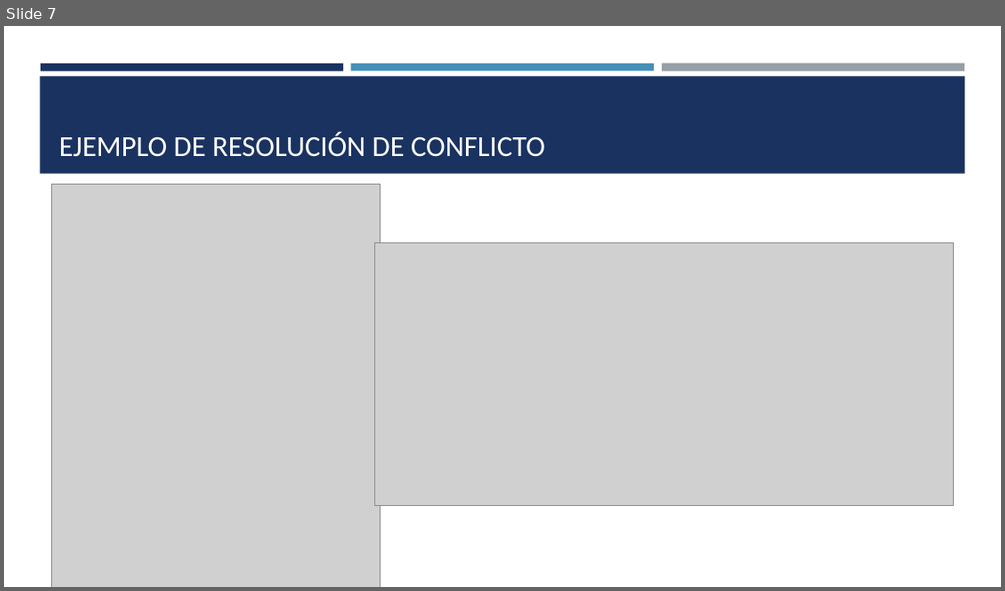
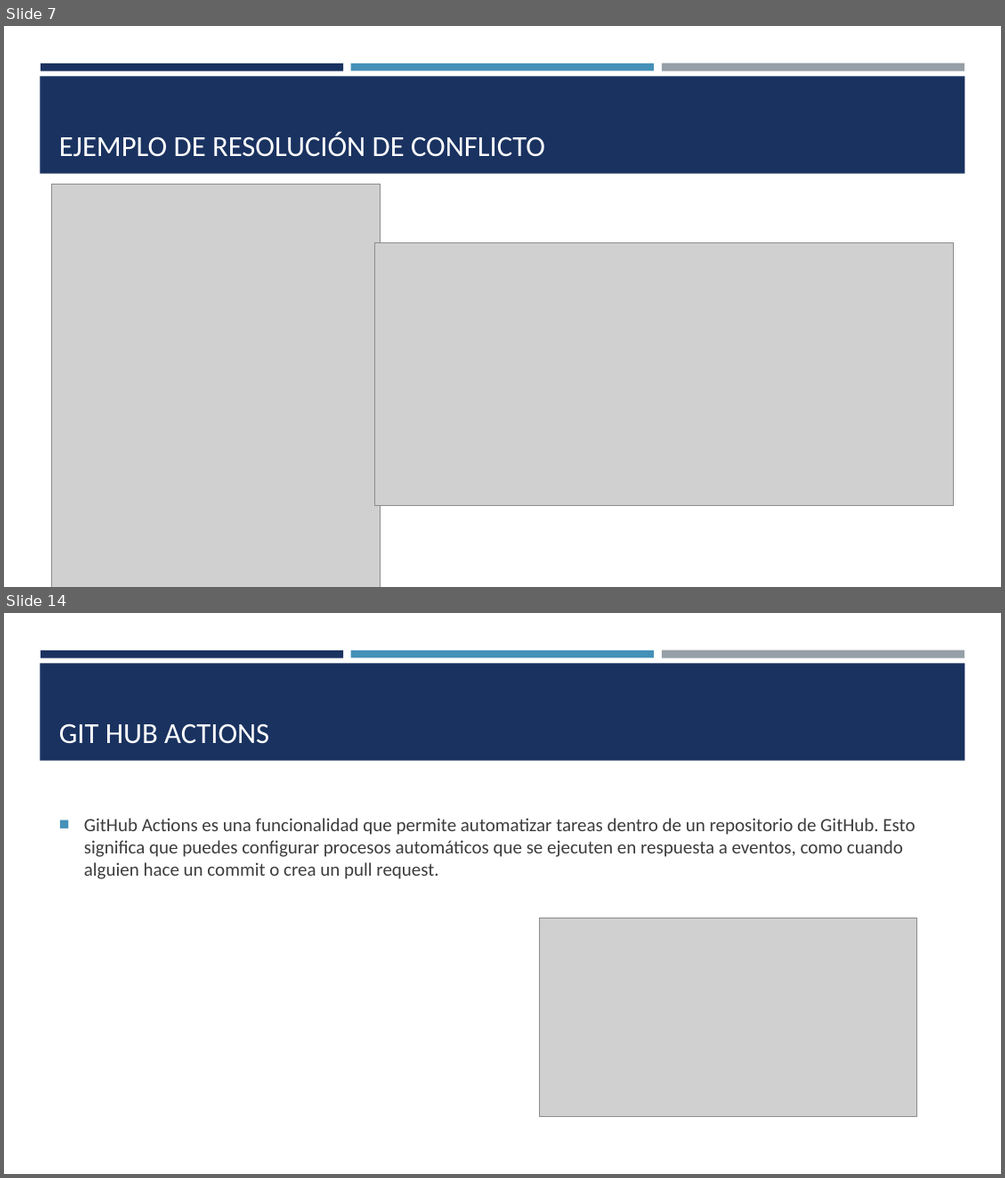
Before and after one commit to juancebellan/-e4-tutorial-github-colaborativo, a slide deck: GitHUb_presentación.pptx. Shown one above the other, each under a label of ours: slide 7 before the commit, slides 7 and 14 after it; the slides between them are not shown. The pictures are 1005x591 and 1005x1178 pixels, drawn with LibreOffice and Linux fonts; fonts in the diff are those of the drawing; grey boxes stand for pictures. Boxes give left, top, right and bottom in pixels: in the first picture for what was removed or moved away, otherwise in the second. Text is boxed around its words. In the diff, an @@ line names an element or a change of style, - is before the commit and + after.

Commit message:
doc: Powe point añadir issues,projects,milestones, convención de commits y github actions

```diff
--- a/GitHUb_presentación.pptx
+++ b/GitHUb_presentación.pptx
@@ slide 14 added at (4, 613, 1001, 1174), background #FFFFFF; not listed: 4 template elements that a slide beside it also shows @@
@@ title added at (59, 724, 269, 744), 28 pt, text #FFFFFF @@
+GIT HUB ACTIONS
@@ text added at (84, 818, 914, 879), 18 pt, text #3D3D3D @@
+■ GitHub Actions es una funcionalidad que permite automatizar tareas dentro de un repositorio de GitHub. Esto significa que puedes configurar procesos automáticos que se ejecuten en respuesta a eventos, como cuando alguien hace un commit o crea un pull request.
@@ picture added at (540, 917, 917, 1116) @@
```
Also in this commit, not shown: 7 other slides added.
